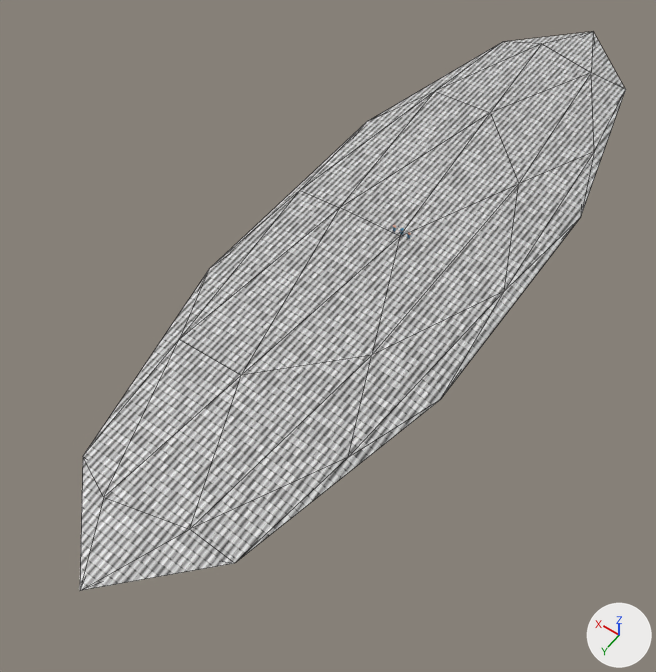
Two versions of the Blender file Animated character.blend, one commit apart.
Before and after are seen from a 50 mm lens placed at (-34.9, 62.9, 73.4), pointed at (1.2, 12.4, -6.0). Arrows for +X, +Y and +Z are at lower right; the lights stay in place. Mesh edges are drawn as thin lines on the coarser meshes.

Objects in the first picture: 'ground'.
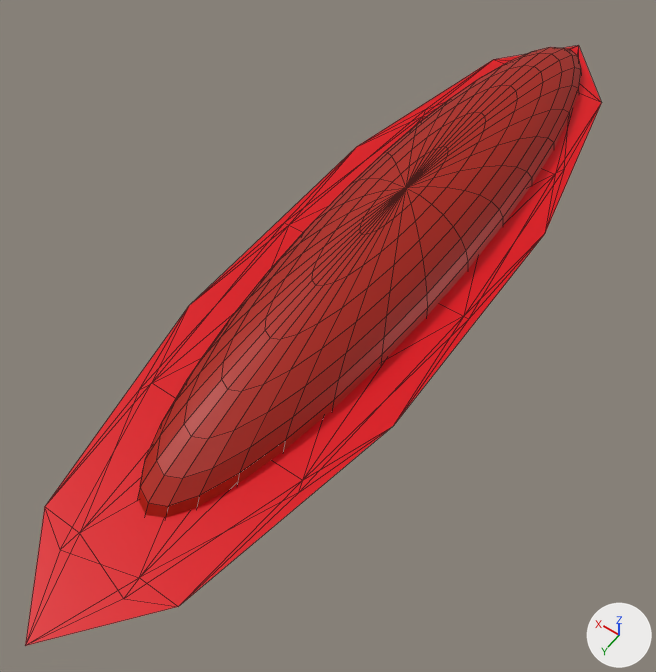
Edits to the scene script, one JSON object a line:
```json
{"block": "mat_material_003", "change": "nodes: BsdfPrincipled, Mix, OutputMaterial, TexBrick, TexWave"}
{"block": "mat_material_003", "change": "colours: dark grey #4f4f4f"}
{"block": "mat_material_003", "change": "nodes: BsdfPrincipled, Mix, OutputMaterial, RGB x2"}
{"block": "mat_material_003", "change": "colours: red #bc0003, red #ff001e"}
{"op": "add", "block": "mat_material_004", "code": ["mat_material_004 = bpy.data.materials.new('Material.004')", "mat_material_004.use_nodes = True; mat_material_004.node_tree.nodes.clear()", "_N = mat_material_004.node_tree.nodes; _L = mat_material_004.node_tree.links", "n0 = _N.new('ShaderNodeBsdfPrincipled'); n0.name = 'Principled BSDF'", "n0.distribution = 'GGX'", "n0.subsurface_method = 'BURLEY'", "n1 = _N.new('ShaderNodeOutputMaterial'); n1.name = 'Material Output'", "n2 = _N.new('ShaderNodeRGB'); n2.name = 'RGB'", "n2.outputs[0].default_value = (0.42, 0.00926, 0.0, 1.0)  # 'Color', red #ad1800", "_L.new(n0.outputs[0], n1.inputs[0])  # 'BSDF' to 'Surface'", "_L.new(n2.outputs[0], n0.inputs[0])  # 'Color' to 'Base Color'"]}
{"op": "add", "block": "me_sphere", "code": ["me_sphere = bpy.data.meshes.new('Sphere')", "me_sphere.from_pydata(...)  # a UV sphere (32 segments, 16 rings, poles along z) spanning x -1.0..1.0, y -1.0..1.0, z -1.0..1.0", "me_sphere.materials.append(mat_material_004)"]}
{"op": "set", "path": "ob_ground.location", "old": "(0.3, -0.3, -1.3)", "new": "(0.0, 5.8, -0.1)"}
{"op": "set", "path": "ob_ground.scale", "old": "(15.7, 50.5, 0.968)", "new": "(13.4, 50.5, 0.102)"}
{"op": "add", "block": "ob_sphere", "code": ["ob_sphere = bpy.data.objects.new('Sphere', me_sphere)", "ob_sphere.location = (0.0, 0.0, -0.3)", "ob_sphere.scale = (8.56, 42.1, 7.71)"]}
```

Where the change shows, as pixel boxes [x1, y1, x2, y2] in the pictures (656 x 672 px):
```json
{"object": "ground", "change": "surface changed, moved, rescaled", "before": [80, 32, 626, 590], "after": [25, 45, 601, 646], "on screen": "8% taller"}
{"object": "Sphere", "change": "added", "after": [138, 47, 581, 518]}
```
